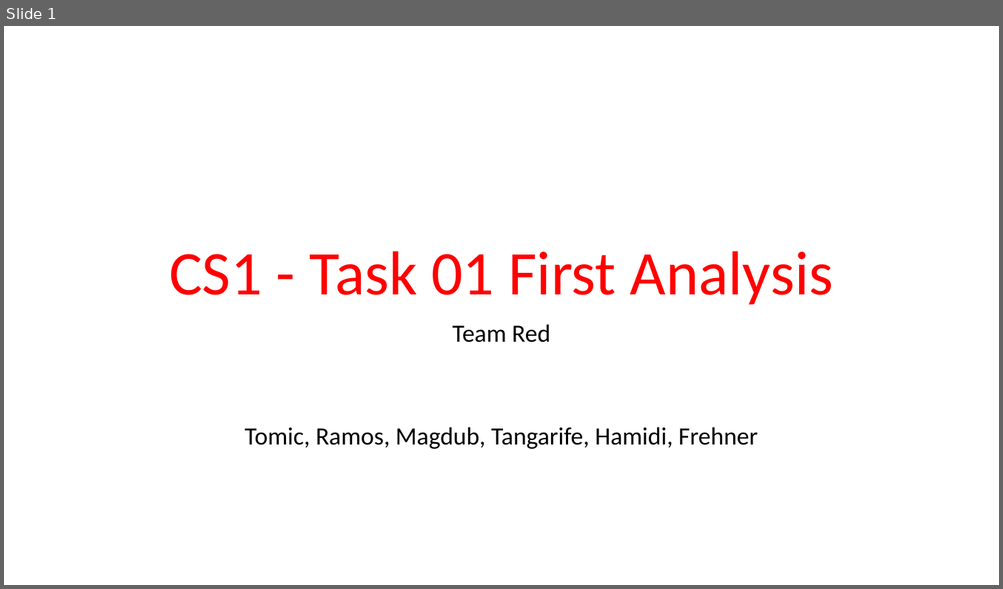
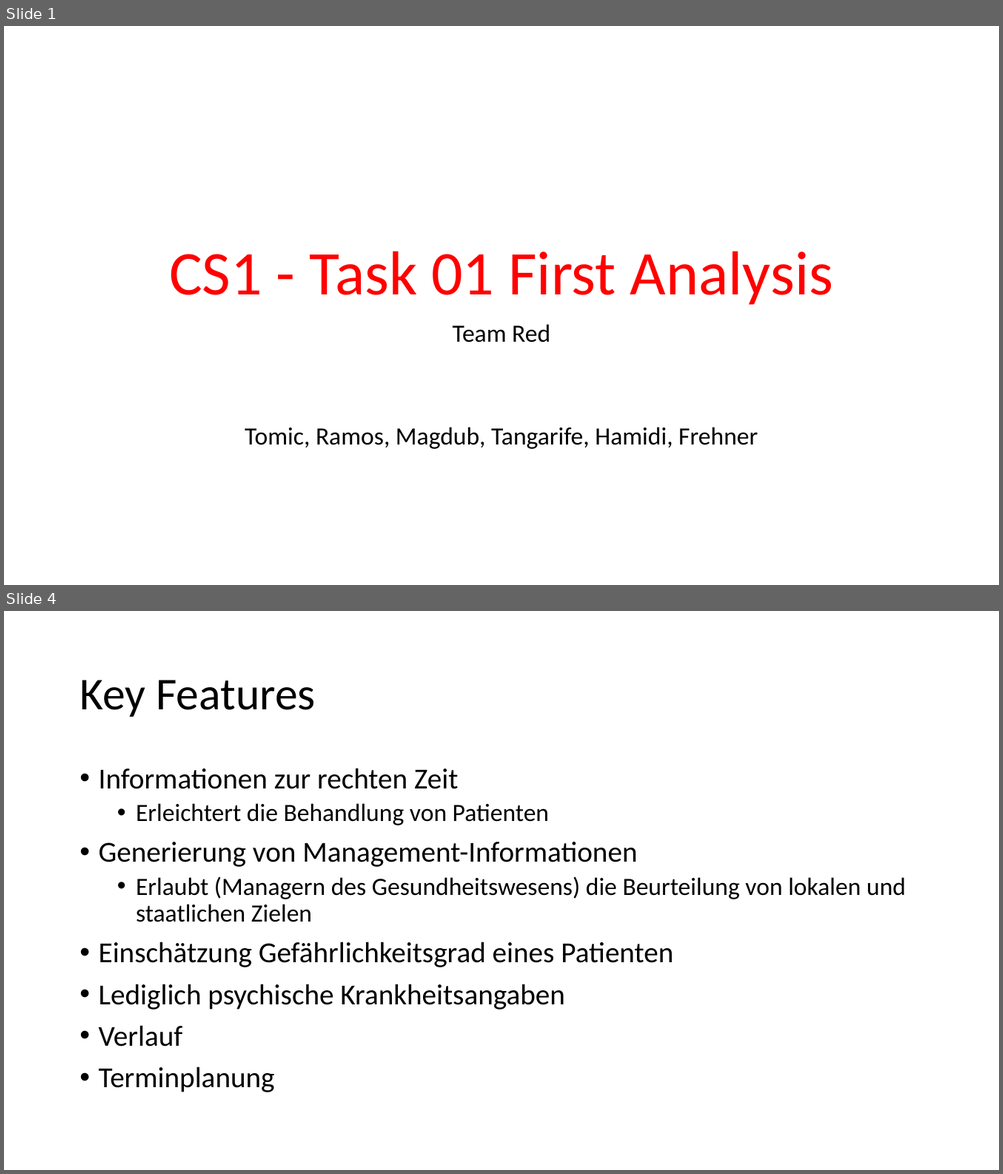
Before and after one commit to tomia1/ch.bfh.btx8081.w2016.red, a slide deck: doc/task1/red_task1.pptx. Shown one above the other, each under a label of ours: slide 1 before the commit, slides 1 and 4 after it; the slides between them are not shown. The pictures are 1003x589 and 1003x1174 pixels, drawn with LibreOffice and Linux fonts; fonts in the diff are those of the drawing. Boxes give left, top, right and bottom in pixels: in the first picture for what was removed or moved away, otherwise in the second. Text is boxed around its words. In the diff, an @@ line names an element or a change of style, - is before the commit and + after.

Commit message:
Target Users, Key Features

```diff
--- a/doc/task1/red_task1.pptx
+++ b/doc/task1/red_task1.pptx
@@ slide 4 added at <box>4,611,999,1170</box>, background #FFFFFF @@
@@ title added at <box>79,680,315,717</box>, 44 pt, text #000000 @@
+Key Features
@@ text added at <box>99,768,905,1093</box>, 28 pt, text #000000 @@
+• Informationen zur rechten Zeit
+  • Erleichtert die Behandlung von Patienten
+• Generierung von Management-Informationen
+  • Erlaubt (Managern des Gesundheitswesens) die Beurteilung von lokalen und staatlichen Zielen
+• Einschätzung Gefährlichkeitsgrad eines Patienten
+• Lediglich psychische Krankheitsangaben
+• Verlauf
+• Terminplanung
```
Also in this commit, not shown: 1 slide changed, 2 other slides added, 1 slide removed.
